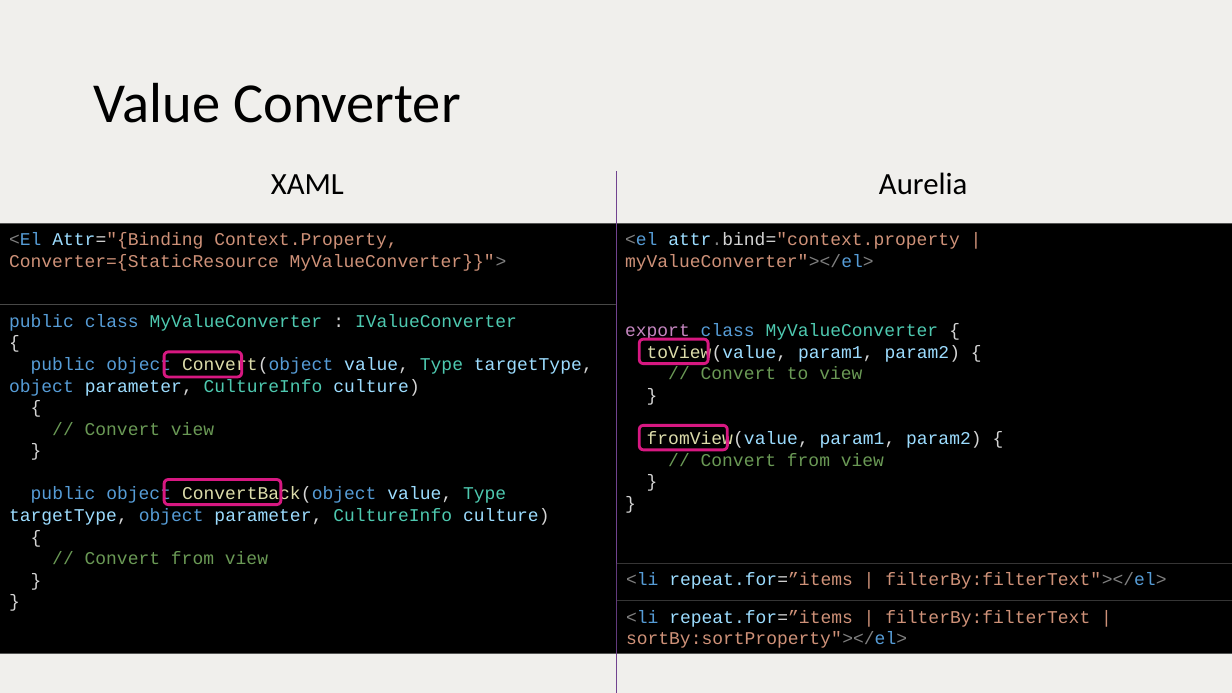
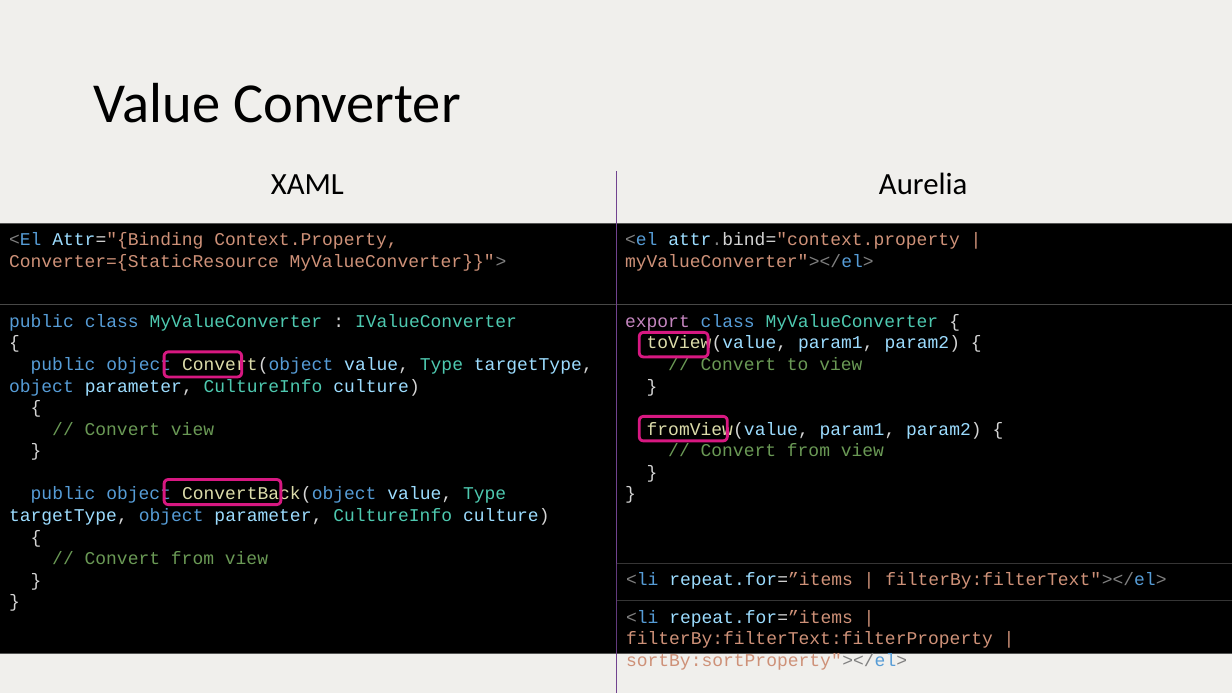
Before and after one commit to vuorinem/ADNUGTalk, a slide deck: slide 28 of Aurelia.pptm. Drawn at 1232x693 pixels with LibreOffice and Linux fonts; fonts in the diff are those of the drawing. Boxes give left, top, right and bottom in pixels: in the first picture for what was removed or moved away, otherwise in the second. Text is boxed around its words. In the diff, an @@ line names an element or a change of style, - is before the commit and + after.

Commit message:
Update presentation

```diff
--- a/Aurelia.pptm
+++ b/Aurelia.pptm
@@ rectangle "<el attr.bind="context.property | myValueConverter"></el>": place and size @@
-rectangle "<el attr.bind="context.property | myValueConverter"></el>" at box(616, 224, 1232, 318)
+rectangle "<el attr.bind="context.property | myValueConverter"></el>" at box(616, 224, 1232, 305)
@@ text "export class MyValueConverter {": place and size @@
-text "export class MyValueConverter {" at box(625, 324, 982, 466)
+text "export class MyValueConverter {" at box(625, 314, 982, 456)
@@ rounded rectangle: place and size @@
-rounded rectangle at box(640, 339, 709, 364)
+rounded rectangle at box(640, 333, 709, 358)
@@ rounded rectangle: place and size @@
-rounded rectangle at box(640, 425, 727, 450)
+rounded rectangle at box(640, 417, 727, 442)
@@ text in rectangle at box(626, 610, 993, 670): text changed @@
-<li repeat.for=”items | filterBy:filterText | sortBy:sortProperty"></el>
+<li repeat.for=”items | filterBy:filterText:filterProperty | sortBy:sortProperty"></el>
```
Also in this commit, not shown: 9 other slides changed, 1 slide added, 1 slide removed.
